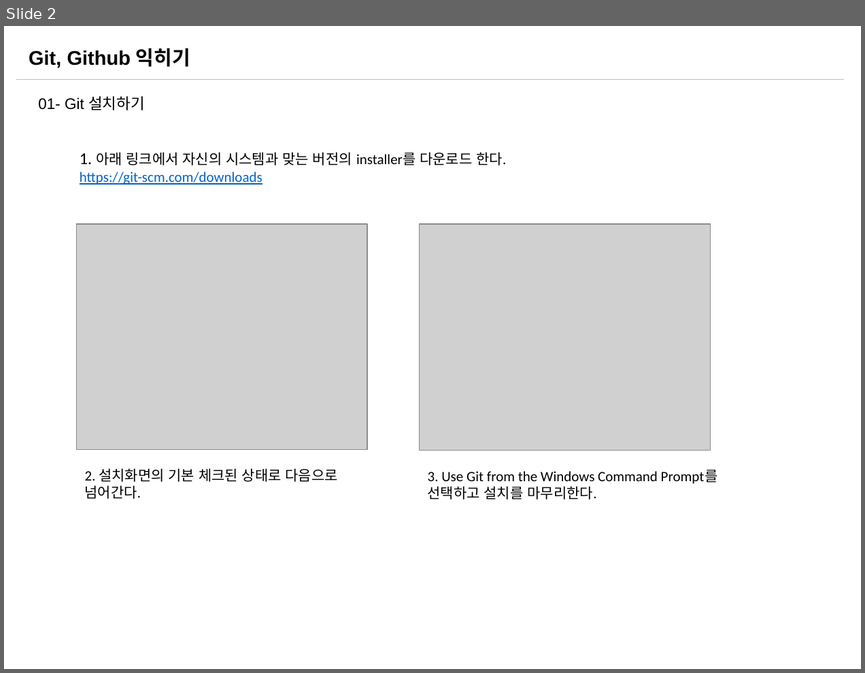
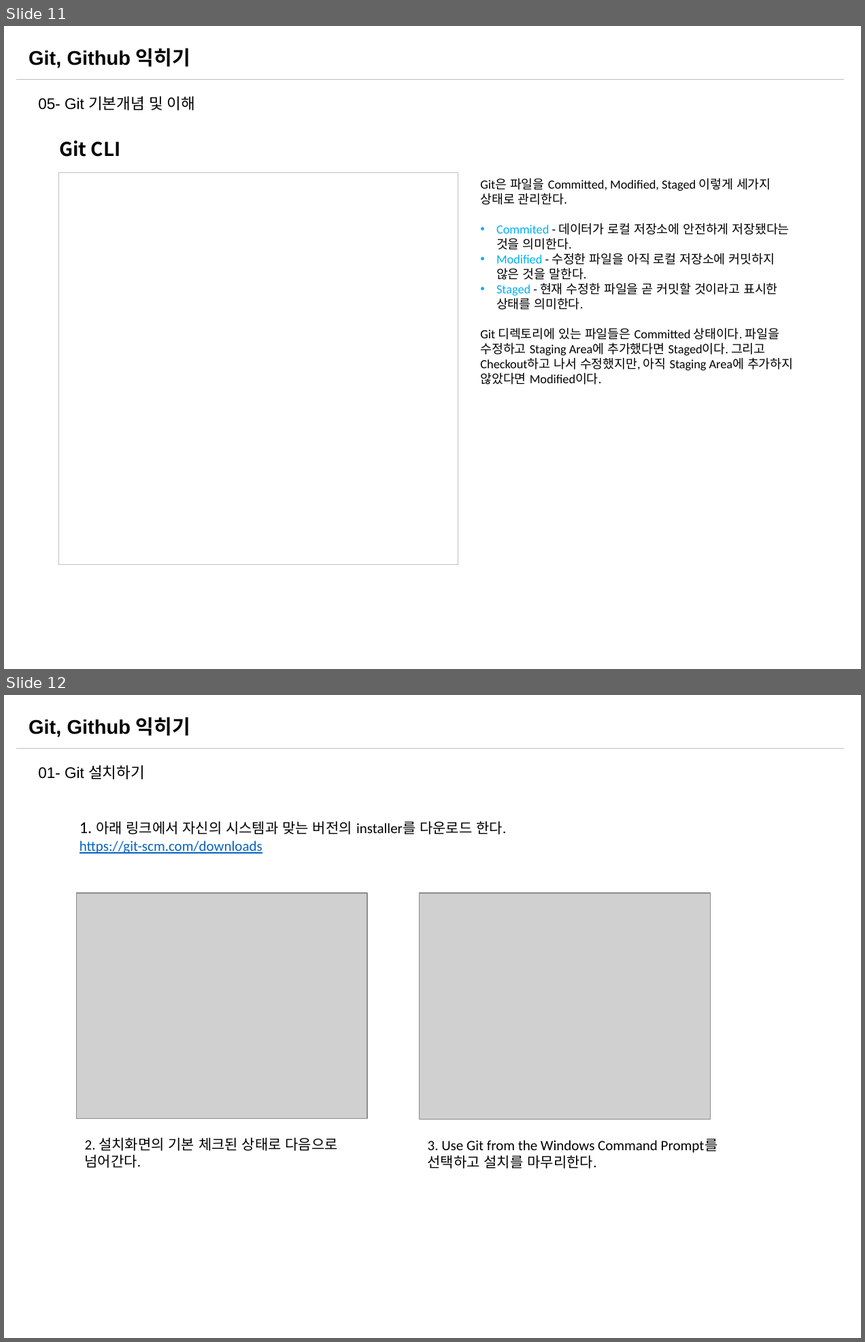
Before and after one commit to sabin21/NodeJS_Workflow_Study, a slide deck: CH00_Git_Github.pptx. Shown one above the other, each under a label of ours: slide 2 before the commit, slides 11 and 12 after it. The pictures are 865x673 and 865x1342 pixels, drawn with LibreOffice and Linux fonts; fonts in the diff are those of the drawing; grey boxes stand for pictures. Boxes give left, top, right and bottom in pixels: in the first picture for what was removed or moved away, otherwise in the second. Text is boxed around its words. In the diff, an @@ line names an element or a change of style, - is before the commit and + after.

```diff
--- a/CH00_Git_Github.pptx
+++ b/CH00_Git_Github.pptx
@@ slide 11 added at (4,26,861,669), background #FFFFFF; not listed: 2 template elements that a slide beside it also shows @@
@@ text added at (38,96,195,110), 12.9 pt, text #000000 @@
+05- Git 기본개념 및 이해
@@ text added at (59,140,121,157), 16 pt, text #000000, bold @@
+Git CLI
@@ rectangle added at (59,172,458,564), fill #FFFFFF, outline #BFBFBF 0.5 pt @@
@@ text added at (480,178,793,384), 10.5 pt, text #000000 @@
+Git은 파일을 Committed, Modified, Staged 이렇게 세가지 상태로 관리한다.
+• Commited - 데이터가 로컬 저장소에 안전하게 저장됐다는 것을 의미한다.
+• Modified - 수정한 파일을 아직 로컬 저장소에 커밋하지 않은 것을 말한다.
+• Staged - 현재 수정한 파일을 곧 커밋할 것이라고 표시한 상태를 의미한다.
+Git 디렉토리에 있는 파일들은 Committed 상태이다. 파일을 수정하고 Staging Area에 추가했다면 Staged이다. 그리고 Checkout하고 나서 수정했지만, 아직 Staging Area에 추가하지 않았다면 Modified이다.
@@ what was slide 2 is now slide 12 @@
```
Also in this commit, not shown: 3 slides changed, 8 other slides added, 2 other files.
